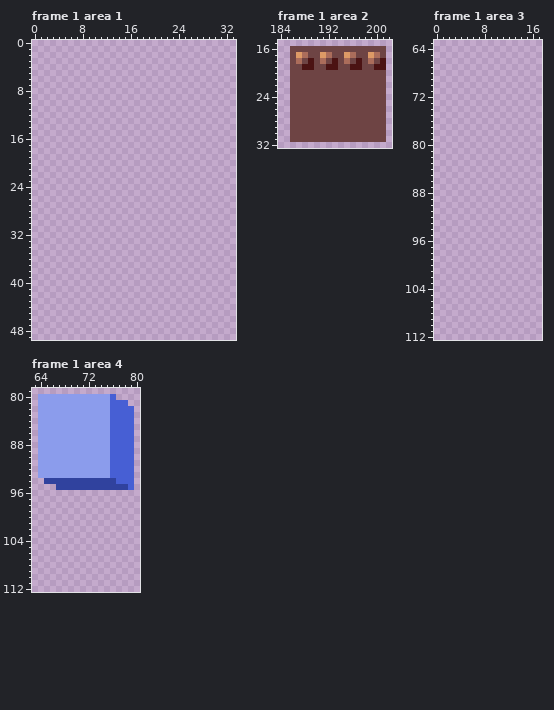
A pixel-art file gets an edit: assets/Tile/Adobe.ase. Above: the version before the commit.
500x256 pixels, 12 frames. Pixels under 10% opacity are left out. Colours within 5 levels of each other are drawn and written as one. Shown: frame 1 area 1: x 0..33, y 0..49; frame 1 area 2: x 184..202, y 15..32; frame 1 area 3: x 0..17, y 63..112; frame 1 area 4: x 63..80, y 79..112. The commit also changed other frames or places, which this record leaves out.
The result:
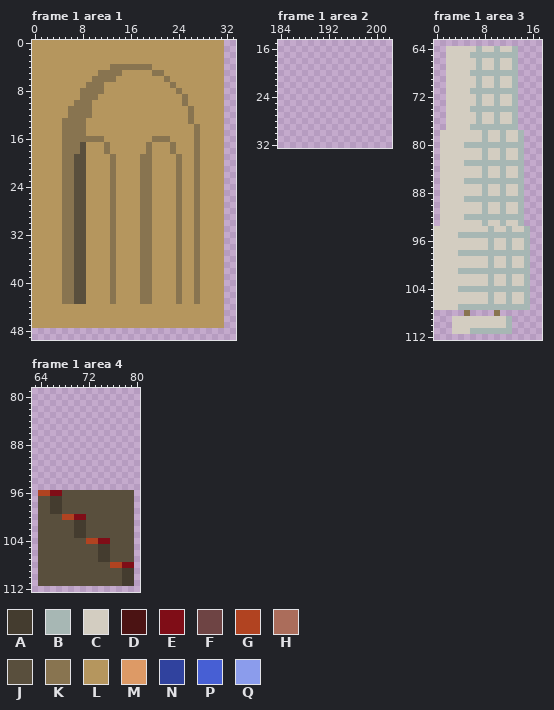
Palette (. is transparent): A #443c2f  B #a7b7b4  C #d3cdc1  D #4b1313  E #7f0d17  F #6e4444  G #b14321  H #ab6d5b  J #594f3d  K #887450  L #b5965e  M #dd9a66  N #30429e  P #475fd4  Q #8b9cec
The exact change:
layer "Layer 1" now hidden
layer "reference" now hidden
layer "back" added
layer "bridge side" added
layer "Layer 10" added
Changed rows in their new state; - is an unchanged pixel.
Frame 1 area 1, layer "bridge side":
first column x 0:
 0 LLLLLLLLLLLLLLLLLLLLLLLLLLLLLLLL
 1 LLLLLLLLLLLLLLLLLLLLLLLLLLLLLLLL
 2 LLLLLLLLLLLLLLLLLLLLLLLLLLLLLLLL
 3 LLLLLLLLLLLLLLLLLLLLLLLLLLLLLLLL
 4 LLLLLLLLLLLLLKKKKKKKLLLLLLLLLLLL
 5 LLLLLLLLLLLKKKKLLLLLKKLLLLLLLLLL
 6 LLLLLLLLLLKKKKLLLLLLLLKLLLLLLLLL
 7 LLLLLLLLLKKKLLLLLLLLLLLKLLLLLLLL
 8 LLLLLLLLKKKKLLLLLLLLLLLLKLLLLLLL
 9 LLLLLLLLKKKLLLLLLLLLLLLLLKLLLLLL
10 LLLLLLLKKKLLLLLLLLLLLLLLLKLLLLLL
11 LLLLLLKKKKLLLLLLLLLLLLLLLLKLLLLL
12 LLLLLLKKKKLLLLLLLLLLLLLLLLKLLLLL
13 LLLLLKKKKLLLLLLLLLLLLLLLLLKLLLLL
14 LLLLLKKKKLLLLLLLLLLLLLLLLLLKLLLL
15 LLLLLKKKKLLLLLLLLLLLLLLLLLLKLLLL
16 LLLLLKKKKKKKLLLLLLLLKKKLLLLKLLLL
17 LLLLLKKKJLLLKLLLLLLKLLLKLLLKLLLL
18 LLLLLKKKJLLLKLLLLLLKLLLKLLLKLLLL
19 LLLLLKKJJLLLLKLLLLKKLLLLKLLKLLLL
20 LLLLLKKJJLLLLKLLLLKKLLLLKLLKLLLL
21 LLLLLKKJJLLLLKLLLLKKLLLLKLLKLLLL
22 LLLLLKKJJLLLLKLLLLKKLLLLKLLKLLLL
23 LLLLLKKJJLLLLKLLLLKKLLLLKLLKLLLL
24 LLLLLKKJJLLLLKLLLLKKLLLLKLLKLLLL
25 LLLLLKKJJLLLLKLLLLKKLLLLKLLKLLLL
26 LLLLLKKJJLLLLKLLLLKKLLLLKLLKLLLL
27 LLLLLKKJJLLLLKLLLLKKLLLLKLLKLLLL
28 LLLLLKKJJLLLLKLLLLKKLLLLKLLKLLLL
29 LLLLLKKJJLLLLKLLLLKKLLLLKLLKLLLL
30 LLLLLKKJJLLLLKLLLLKKLLLLKLLKLLLL
31 LLLLLKKJJLLLLKLLLLKKLLLLKLLKLLLL
32 LLLLLKKJJLLLLKLLLLKKLLLLKLLKLLLL
33 LLLLLKKJJLLLLKLLLLKKLLLLKLLKLLLL
34 LLLLLKKJJLLLLKLLLLKKLLLLKLLKLLLL
35 LLLLLKKJJLLLLKLLLLKKLLLLKLLKLLLL
36 LLLLLKKJJLLLLKLLLLKKLLLLKLLKLLLL
37 LLLLLKKJJLLLLKLLLLKKLLLLKLLKLLLL
38 LLLLLKKJJLLLLKLLLLKKLLLLKLLKLLLL
39 LLLLLKKJJLLLLKLLLLKKLLLLKLLKLLLL
40 LLLLLKKJJLLLLKLLLLKKLLLLKLLKLLLL
41 LLLLLKKJJLLLLKLLLLKKLLLLKLLKLLLL
42 LLLLLKKJJLLLLKLLLLKKLLLLKLLKLLLL
43 LLLLLKKJJLLLLKLLLLKKLLLLKLLKLLLL
44 LLLLLLLLLLLLLLLLLLLLLLLLLLLLLLLL
45 LLLLLLLLLLLLLLLLLLLLLLLLLLLLLLLL
46 LLLLLLLLLLLLLLLLLLLLLLLLLLLLLLLL
47 LLLLLLLLLLLLLLLLLLLLLLLLLLLLLLLL
Frame 1 area 2:
first column x 186:
16 ................
17 ................
18 ................
19 ................
20 ................
21 ................
22 ................
23 ................
24 ................
25 ................
26 ................
27 ................
28 ................
29 ................
30 ................
31 ................
Frame 1 area 3, layer "Layer 10":
first column x 0:
 64 --CCCCCBCCBCCB--
 65 --CCCCBBBBBBBB--
 66 --CCCCCBCCBCCB--
 67 --CCCCCBCCBCCB--
 68 --CCCCBBBBBBBB--
 69 --CCCCCBCCBCCB--
 70 --CCCCCBCCBCCB--
 71 --CCCCBBBBBBBB--
 72 --CCCCCBCCBCCB--
 73 --CCCCCBCCBCCB--
 74 --CCCCBBBBBBBB--
 75 --CCCCCBCCBCCB--
 76 --CCCCCBCCBCCB--
 77 --CCCCBBBBBBBB--
 78 -CCCCCCCBCCBCCB-
 79 -CCCCCCCBCCBCCB-
 80 -CCCCBBBBBBBBBB-
 81 -CCCCCCCBCCBCCB-
 82 -CCCCCCCBCCBCCB-
 83 -CCCCBBBBBBBBBB-
 84 -CCCCCCCBCCBCCB-
 85 -CCCCCCCBCCBCCB-
 86 -CCCCBBBBBBBBBB-
 87 -CCCCCCCBCCBCCB-
 88 -CCCCCCCBCCBCCB-
 89 -CCCCBBBBBBBBBB-
 90 -CCCCCCCBCCBCCB-
 91 -CCCCCCCBCCBCCB-
 92 -CCCCBBBBBBBBBB-
 93 -CCCCCCCBCCBCCB-
 94 CCCCCCCCCBCCBCCB
 95 CCCCBBBBBBBBBBBB
 96 CCCCCCCCCBCCBCCB
 97 CCCCCCCCCBCCBCCB
 98 CCCCBBBBBBBBBBBB
 99 CCCCCCCCCBCCBCCB
100 CCCCCCCCCBCCBCCB
101 CCCCBBBBBBBBBBBB
102 CCCCCCCCCBCCBCCB
103 CCCCCCCCCBCCBCCB
104 CCCCBBBBBBBBBBBB
105 CCCCCCCCCBCCBCCB
106 CCCCCCCCCBCCBCCB
107 CCCCBBBBBBBBBBBB
108 -----K----K-----
109 ---CCCCCCCCCB---
110 ---CCCCCCCCCB---
111 ---CCCBBBBBBB---
Frame 1 area 4:
first column x 64:
 80 .............---
 81 ...............-
 82 ................
 83 ................
 84 ................
 85 ................
 86 ................
 87 ................
 88 ................
 89 ................
 90 ................
 91 ................
 92 ................
 93 ................
 94 -...............
 95 ---.............
 96 GGEEJJJJJJJJJJJJ
 97 JJAAJJJJJJJJJJJJ
 98 JJAAJJJJJJJJJJJJ
 99 JJAAJJJJJJJJJJJJ
100 JJJJGGEEJJJJJJJJ
101 JJJJJJAAJJJJJJJJ
102 JJJJJJAAJJJJJJJJ
103 JJJJJJAAJJJJJJJJ
104 JJJJJJJJGGEEJJJJ
105 JJJJJJJJJJAAJJJJ
106 JJJJJJJJJJAAJJJJ
107 JJJJJJJJJJAAJJJJ
108 JJJJJJJJJJJJGGEE
109 JJJJJJJJJJJJJJAA
110 JJJJJJJJJJJJJJAA
111 JJJJJJJJJJJJJJAA
